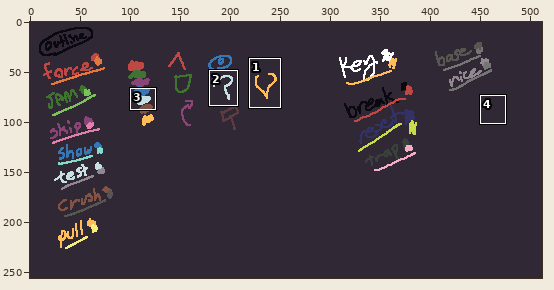
One commit to this pixel-art file: lockdeck/assets/colors.aseprite. The picture above shows the old version from afar; the outline marks the close-up.
Close-up. Earlier state:
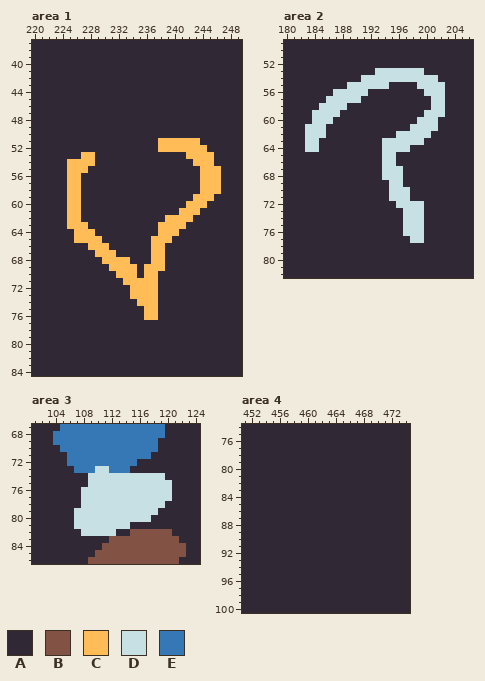
512x256 pixels, 1 frame. Shown: area 1: x 220..249, y 37..84; area 2: x 180..206, y 49..82; area 3: x 101..124, y 67..86; area 4: x 451..474, y 74..100. The commit also changed other parts of the picture, which this record leaves out.
Visible layers, top first: "Layer 1", "Layer 2".
Palette (. is transparent): A #312836  B #825244  C #ffbc57  D #c7e0e3  E #3678b5
Pixels before, area 1, first column x 220:
37 AAAAAAAAAAAAAAAAAAAAAAAAAAAAAA
38 AAAAAAAAAAAAAAAAAAAAAAAAAAAAAA
39 AAAAAAAAAAAAAAAAAAAAAAAAAAAAAA
40 AAAAAAAAAAAAAAAAAAAAAAAAAAAAAA
41 AAAAAAAAAAAAAAAAAAAAAAAAAAAAAA
42 AAAAAAAAAAAAAAAAAAAAAAAAAAAAAA
43 AAAAAAAAAAAAAAAAAAAAAAAAAAAAAA
44 AAAAAAAAAAAAAAAAAAAAAAAAAAAAAA
45 AAAAAAAAAAAAAAAAAAAAAAAAAAAAAA
46 AAAAAAAAAAAAAAAAAAAAAAAAAAAAAA
47 AAAAAAAAAAAAAAAAAAAAAAAAAAAAAA
48 AAAAAAAAAAAAAAAAAAAAAAAAAAAAAA
49 AAAAAAAAAAAAAAAAAAAAAAAAAAAAAA
50 AAAAAAAAAAAAAAAAAAAAAAAAAAAAAA
51 AAAAAAAAAAAAAAAAAACCCCCCAAAAAA
52 AAAAAAAAAAAAAAAAAACCCCCCCAAAAA
53 AAAAAAACCAAAAAAAAAAAAACCCCAAAA
54 AAAAACCCCAAAAAAAAAAAAAACCCAAAA
55 AAAAACCCAAAAAAAAAAAAAAAACCCAAA
56 AAAAACCAAAAAAAAAAAAAAAAACCCAAA
57 AAAAACCAAAAAAAAAAAAAAAAACCCAAA
58 AAAAACCAAAAAAAAAAAAAAAAACCCAAA
59 AAAAACCAAAAAAAAAAAAAAAACCCAAAA
60 AAAAACCAAAAAAAAAAAAAAACCCAAAAA
61 AAAAACCAAAAAAAAAAAAAACCCAAAAAA
62 AAAAACCAAAAAAAAAAAACCCCAAAAAAA
63 AAAAACCCAAAAAAAAAACCCCAAAAAAAA
64 AAAAAACCCAAAAAAAAACCCAAAAAAAAA
65 AAAAAACCCCAAAAAAACCCAAAAAAAAAA
66 AAAAAAAACCCAAAAAACCAAAAAAAAAAA
67 AAAAAAAAACCCAAAAACCAAAAAAAAAAA
68 AAAAAAAAAACCCCAAACCAAAAAAAAAAA
69 AAAAAAAAAAACCCCACCCAAAAAAAAAAA
70 AAAAAAAAAAAACCCACCAAAAAAAAAAAA
71 AAAAAAAAAAAAACCCCCAAAAAAAAAAAA
72 AAAAAAAAAAAAAACCCCAAAAAAAAAAAA
73 AAAAAAAAAAAAAACCCCAAAAAAAAAAAA
74 AAAAAAAAAAAAAAACCCAAAAAAAAAAAA
75 AAAAAAAAAAAAAAAACCAAAAAAAAAAAA
76 AAAAAAAAAAAAAAAACCAAAAAAAAAAAA
77 AAAAAAAAAAAAAAAAAAAAAAAAAAAAAA
78 AAAAAAAAAAAAAAAAAAAAAAAAAAAAAA
79 AAAAAAAAAAAAAAAAAAAAAAAAAAAAAA
80 AAAAAAAAAAAAAAAAAAAAAAAAAAAAAA
81 AAAAAAAAAAAAAAAAAAAAAAAAAAAAAA
82 AAAAAAAAAAAAAAAAAAAAAAAAAAAAAA
83 AAAAAAAAAAAAAAAAAAAAAAAAAAAAAA
84 AAAAAAAAAAAAAAAAAAAAAAAAAAAAAA
Pixels before, area 2, first column x 180:
49 AAAAAAAAAAAAAAAAAAAAAAAAAAA
50 AAAAAAAAAAAAAAAAAAAAAAAAAAA
51 AAAAAAAAAAAAAAAAAAAAAAAAAAA
52 AAAAAAAAAAAAAAAAAAAAAAAAAAA
53 AAAAAAAAAAAAADDDDDDDAAAAAAA
54 AAAAAAAAAAADDDDDDDDDDDAAAAA
55 AAAAAAAAADDDDDDAAAADDDDAAAA
56 AAAAAAADDDDDAAAAAAAADDDAAAA
57 AAAAAADDDDDAAAAAAAAAADDAAAA
58 AAAAADDDDAAAAAAAAAAAADDAAAA
59 AAAADDDDAAAAAAAAAAAADDDAAAA
60 AAAADDDAAAAAAAAAAAADDDAAAAA
61 AAADDDAAAAAAAAAAAADDDDAAAAA
62 AAADDDAAAAAAAAAADDDDDAAAAAA
63 AAADDAAAAAAAAADDDDDDAAAAAAA
64 AAADDAAAAAAAAADDDDAAAAAAAAA
65 AAAAAAAAAAAAAADDAAAAAAAAAAA
66 AAAAAAAAAAAAAADDAAAAAAAAAAA
67 AAAAAAAAAAAAAADDDAAAAAAAAAA
68 AAAAAAAAAAAAAADDDAAAAAAAAAA
69 AAAAAAAAAAAAAAADDAAAAAAAAAA
70 AAAAAAAAAAAAAAADDDAAAAAAAAA
71 AAAAAAAAAAAAAAADDDAAAAAAAAA
72 AAAAAAAAAAAAAAAADDDDAAAAAAA
73 AAAAAAAAAAAAAAAAADDDAAAAAAA
74 AAAAAAAAAAAAAAAAADDDAAAAAAA
75 AAAAAAAAAAAAAAAAADDDAAAAAAA
76 AAAAAAAAAAAAAAAAADDDAAAAAAA
77 AAAAAAAAAAAAAAAAAADDAAAAAAA
78 AAAAAAAAAAAAAAAAAAAAAAAAAAA
79 AAAAAAAAAAAAAAAAAAAAAAAAAAA
80 AAAAAAAAAAAAAAAAAAAAAAAAAAA
81 AAAAAAAAAAAAAAAAAAAAAAAAAAA
82 AAAAAAAAAAAAAAAAAAAAAAAAAAA
Pixels before, area 3, first column x 101:
67 AAAAEEEEEEEEEEEEEEEAAAAA
68 AAAEEEEEEEEEEEEEEEEAAAAA
69 AAAEEEEEEEEEEEEEEEAAAAAA
70 AAAAEEEEEEEEEEEEEEAAAAAA
71 AAAAAEEEEEEEEEEEEAAAAAAA
72 AAAAAEEEEEEEEEEAAAAAAAAA
73 AAAAAAEEEDDEEEAAAAAAAAAA
74 AAAAAAAADDDDDDDDDDDAAAAA
75 AAAAAAAADDDDDDDDDDDDAAAA
76 AAAAAAADDDDDDDDDDDDDAAAA
77 AAAAAAADDDDDDDDDDDDDAAAA
78 AAAAAAADDDDDDDDDDDDAAAAA
79 AAAAAADDDDDDDDDDDDAAAAAA
80 AAAAAADDDDDDDDDDDAAAAAAA
81 AAAAAADDDDDDDDAAAAAAAAAA
82 AAAAAAADDDDDAABBBBBBAAAA
83 AAAAAAAAAAABBBBBBBBBBAAA
84 AAAAAAAAAABBBBBBBBBBBBAA
85 AAAAAAAAABBBBBBBBBBBBBAA
86 AAAAAAAABBBBBBBBBBBBBAAA
Pixels before, area 4, first column x 451:
 74 AAAAAAAAAAAAAAAAAAAAAAAA
 75 AAAAAAAAAAAAAAAAAAAAAAAA
 76 AAAAAAAAAAAAAAAAAAAAAAAA
 77 AAAAAAAAAAAAAAAAAAAAAAAA
 78 AAAAAAAAAAAAAAAAAAAAAAAA
 79 AAAAAAAAAAAAAAAAAAAAAAAA
 80 AAAAAAAAAAAAAAAAAAAAAAAA
 81 AAAAAAAAAAAAAAAAAAAAAAAA
 82 AAAAAAAAAAAAAAAAAAAAAAAA
 83 AAAAAAAAAAAAAAAAAAAAAAAA
 84 AAAAAAAAAAAAAAAAAAAAAAAA
 85 AAAAAAAAAAAAAAAAAAAAAAAA
 86 AAAAAAAAAAAAAAAAAAAAAAAA
 87 AAAAAAAAAAAAAAAAAAAAAAAA
 88 AAAAAAAAAAAAAAAAAAAAAAAA
 89 AAAAAAAAAAAAAAAAAAAAAAAA
 90 AAAAAAAAAAAAAAAAAAAAAAAA
 91 AAAAAAAAAAAAAAAAAAAAAAAA
 92 AAAAAAAAAAAAAAAAAAAAAAAA
 93 AAAAAAAAAAAAAAAAAAAAAAAA
 94 AAAAAAAAAAAAAAAAAAAAAAAA
 95 AAAAAAAAAAAAAAAAAAAAAAAA
 96 AAAAAAAAAAAAAAAAAAAAAAAA
 97 AAAAAAAAAAAAAAAAAAAAAAAA
 98 AAAAAAAAAAAAAAAAAAAAAAAA
 99 AAAAAAAAAAAAAAAAAAAAAAAA
100 AAAAAAAAAAAAAAAAAAAAAAAA
After the commit:
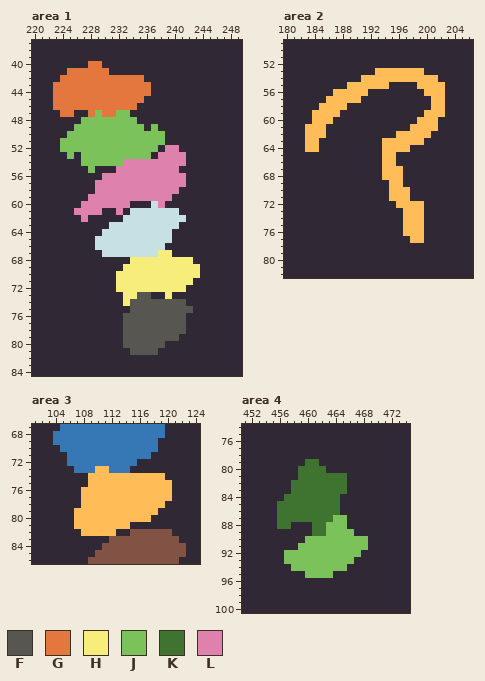
Colours new in this view: F #575651  G #e3773d  H #f7ed7b  J #7ac259  K #3e7330  L #de81ac
What changed:
Area 1, layer "Layer 1":
y 40: x 228..229 AA -> GG
y 41: x 225..230 AAAAAA -> GGGGGG
y 42: x 224..235 AAAAAAAAAAAA -> GGGGGGGGGGGG
y 43..44: x 223..236 AAAAAAAAAAAAAA -> GGGGGGGGGGGGGG
y 45: x 223..235 AAAAAAAAAAAAA -> GGGGGGGGGGGGG
y 46: x 223..234 AAAAAAAAAAAA -> GGGGGGGGGGGG
y 47: x 224..225 AA -> GG; x 228..233 AAAAAA -> GJGGJJ
y 48: x 227..234 AAAAAAAA -> JJJJJJJJ
y 49: x 226..235 AAAAAAAAAA -> JJJJJJJJJJ; x 237 A -> J
y 50: x 225..238 AAAAAAAAAAAAAA -> JJJJJJJJJJJJJJ
y 51: x 224..243 AAAAAAAAAAAAAACCCCCC -> JJJJJJJJJJJJJJJAAAAA
y 52: x 224..244 AAAAAAAAAAAAAACCCCCCC -> JJJJJJJJJJJJJJALLAAAA
y 53: x 225 A -> J; x 227..236 CCAAAAAAAA -> JJJJJJJJJJ; x 238..245 AAAACCCC -> LLLLAAAA
y 54: x 225..241 CCCCAAAAAAAAAAAAA -> AAJJJJJJLLLLLLLLL; x 243..245 CCC -> AAA
y 55: x 225..228 CCCA -> AAAJ; x 232..240 AAAAAAAAA -> LLLLLLLLL; x 244..246 CCC -> AAA
y 56: x 225..226 CC -> AA; x 230..241 AAAAAAAAAAAA -> LLLLLLLLLLLL; x 244..246 CCC -> AAA
y 57: x 225..226 CC -> AA; x 229..241 AAAAAAAAAAAAA -> LLLLLLLLLLLLL; x 244..246 CCC -> AAA
y 58: x 225..226 CC -> AA; x 229..240 AAAAAAAAAAAA -> LLLLLLLLLLLL; x 244..246 CCC -> AAA
y 59: x 225..226 CC -> AA; x 228..239 AAAAAAAAAAAA -> LLLLLLLLLLLL; x 243..245 CCC -> AAA
y 60: x 225..233 CCAAAAAAA -> AALLLLLLL; x 237..238 AA -> DL; x 242..244 CCC -> AAA
y 61: x 225..229 CCAAA -> ALLLL; x 232 A -> L; x 234..243 AAAAAAACCC -> DDDDDDDAAA
y 62: x 225..227 CCA -> AAL; x 233..242 AAAAAACCCC -> DDDDDDDDDA
y 63: x 225..227 CCC -> AAA; x 231..241 AAAAAAACCCC -> DDDDDDDDDDA
y 64: x 226..228 CCC -> AAA; x 230..240 AAAAAAAACCC -> DDDDDDDDDDA
y 65: x 226..239 CCCCAAAAAAACCC -> AAADDDDDDDDDDD
y 66: x 228..238 CCCAAAAAACC -> ADDDDDDDDDD
y 67: x 229..239 CCCAAAAACCA -> ADDDDDDDDHH
y 68: x 230..242 CCCCAAACCAAAA -> AAAAHHHHHHHHH
y 69: x 231..243 CCCCACCCAAAAA -> AAHHHHHHHHHHH
y 70: x 232..243 CCCACCAAAAAA -> HHHHHHHHHHHH
y 71: x 232..242 ACCCCCAAAAA -> HHHHHHHHHHH
y 72: x 232..241 AACCCCAAAA -> HHHHHHHHHH
y 73: x 233..237 ACCCC -> HHFFA; x 239 A -> H
y 74: x 233..241 AACCCAAAA -> HFFFFFFFF
y 75: x 234..242 AACCAAAAA -> FFFFFFFFF
y 76: x 233..241 AAACCAAAA -> FFFFFFFFF
y 77..78: x 233..241 AAAAAAAAA -> FFFFFFFFF
y 79: x 233..240 AAAAAAAA -> FFFFFFFF
y 80: x 233..238 AAAAAA -> FFFFFF
y 81: x 234..237 AAAA -> FFFF
Area 2, layer "Layer 1":
y 53: x 193..199 DDDDDDD -> CCCCCCC
y 54: x 191..201 DDDDDDDDDDD -> CCCCCCCCCCC
y 55: x 189..194 DDDDDD -> CCCCCC; x 199..202 DDDD -> CCCC
y 56: x 187..191 DDDDD -> CCCCC; x 200..202 DDD -> CCC
y 57: x 186..190 DDDDD -> CCCCC; x 201..202 DD -> CC
y 58: x 185..188 DDDD -> CCCC; x 201..202 DD -> CC
y 59: x 184..187 DDDD -> CCCC; x 200..202 DDD -> CCC
y 60: x 184..186 DDD -> CCC; x 199..201 DDD -> CCC
y 61: x 183..185 DDD -> CCC; x 198..201 DDDD -> CCCC
y 62: x 183..185 DDD -> CCC; x 196..200 DDDDD -> CCCCC
y 63: x 183..184 DD -> CC; x 194..199 DDDDDD -> CCCCCC
y 64: x 183..184 DD -> CC; x 194..197 DDDD -> CCCC
y 65..66: x 194..195 DD -> CC
y 67..68: x 194..196 DDD -> CCC
y 69: x 195..196 DD -> CC
y 70..71: x 195..197 DDD -> CCC
y 72: x 196..199 DDDD -> CCCC
y 73..76: x 197..199 DDD -> CCC
y 77: x 198..199 DD -> CC
Area 3, layer "Layer 1":
y 73: x 110..111 DD -> CC
y 74: x 109..119 DDDDDDDDDDD -> CCCCCCCCCCC
y 75: x 109..120 DDDDDDDDDDDD -> CCCCCCCCCCCC
y 76..77: x 108..120 DDDDDDDDDDDDD -> CCCCCCCCCCCCC
y 78: x 108..119 DDDDDDDDDDDD -> CCCCCCCCCCCC
y 79: x 107..118 DDDDDDDDDDDD -> CCCCCCCCCCCC
y 80: x 107..117 DDDDDDDDDDD -> CCCCCCCCCCC
y 81: x 107..114 DDDDDDDD -> CCCCCCCC
y 82: x 108..112 DDDDD -> CCCCC
Area 4, layer "Layer 1":
y 79: x 460..461 AA -> KK
y 80: x 459..462 AAAA -> KKKK
y 81: x 459..465 AAAAAAA -> KKKKKKK
y 82..83: x 458..465 AAAAAAAA -> KKKKKKKK
y 84: x 457..464 AAAAAAAA -> KKKKKKKK
y 85..86: x 456..464 AAAAAAAAA -> KKKKKKKKK
y 87: x 456..465 AAAAAAAAAA -> KKKKKKKKJJ
y 88: x 456..457 AA -> KK; x 461..465 AAAAA -> KKJJJ
y 89: x 461..466 AAAAAA -> KKJJJJ
y 90: x 460..468 AAAAAAAAA -> JJJJJJJJJ
y 91: x 459..468 AAAAAAAAAA -> JJJJJJJJJJ
y 92: x 457..467 AAAAAAAAAAA -> JJJJJJJJJJJ
y 93: x 457..466 AAAAAAAAAA -> JJJJJJJJJJ
y 94: x 458..465 AAAAAAAA -> JJJJJJJJ
y 95: x 460..463 AAAA -> JJJJ
